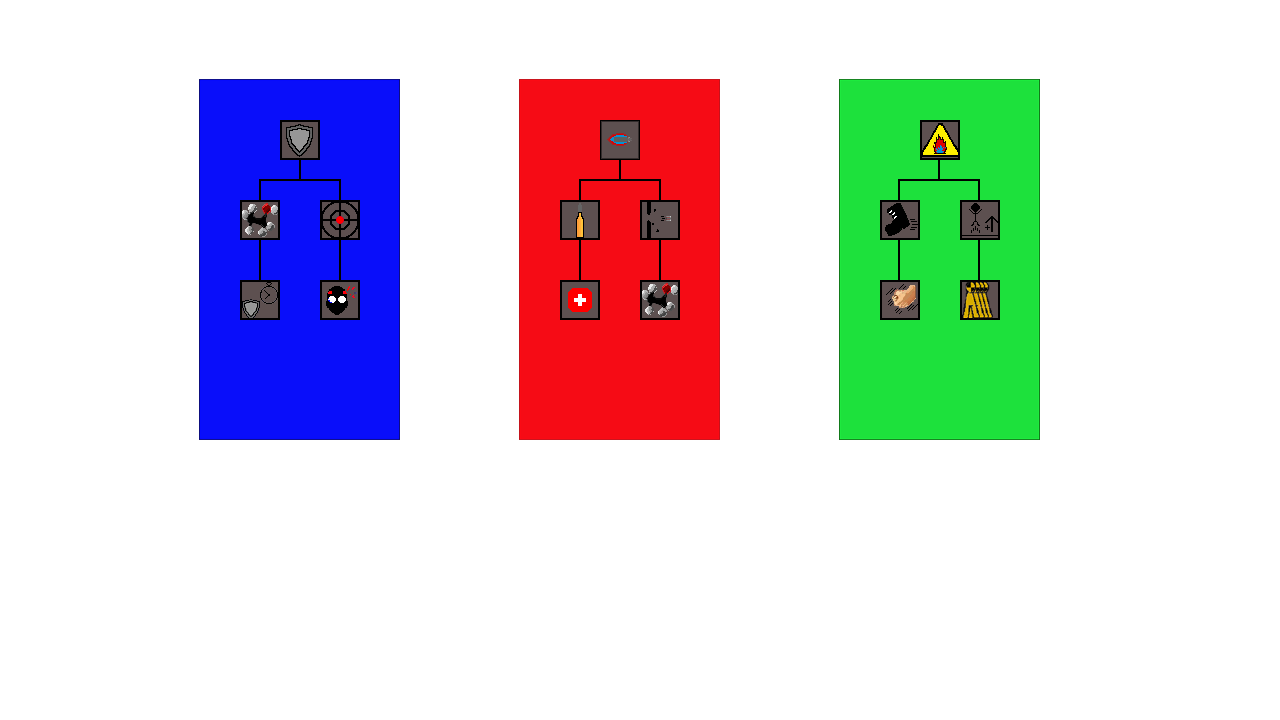
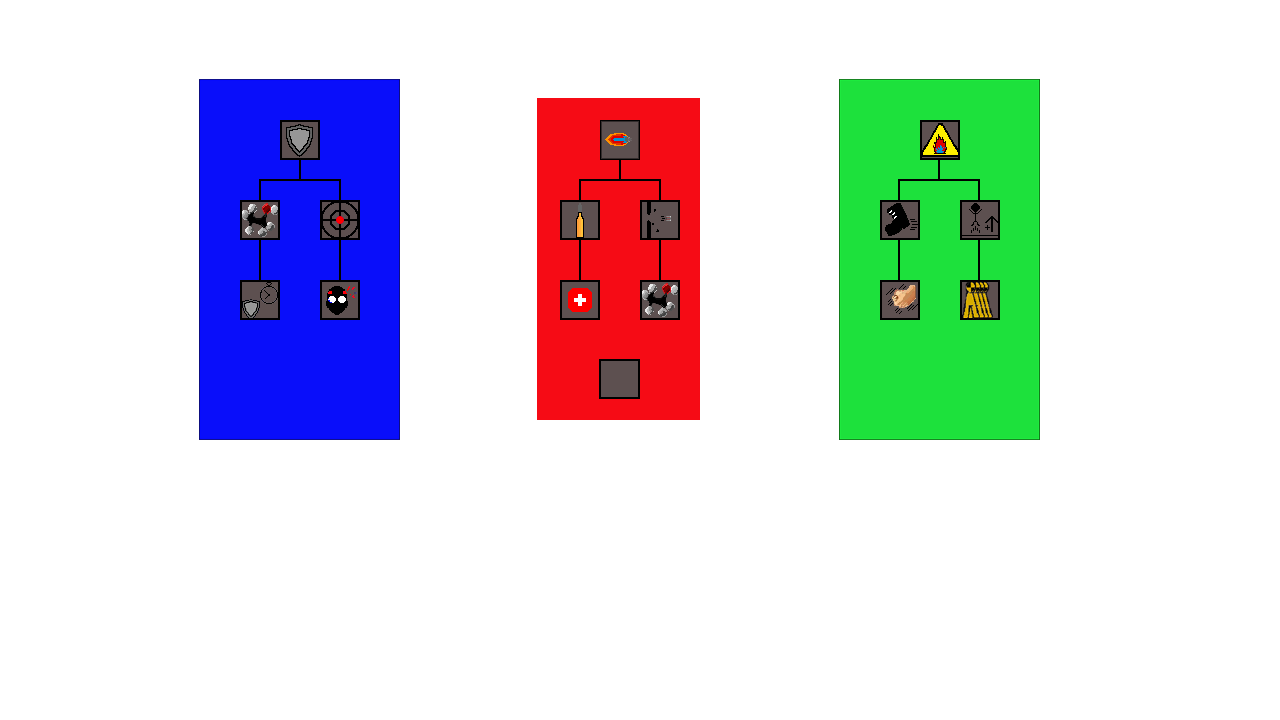
The second w=1280, h=720 image is a revision of the first. Changes to its layers:
painted on "FireBurst" over [605,133,628,146]
added layer "Rectangle 4" in group "Mid" over [599,359,640,399]
painted on "Layer 2", masked it over [519,79,720,440]
